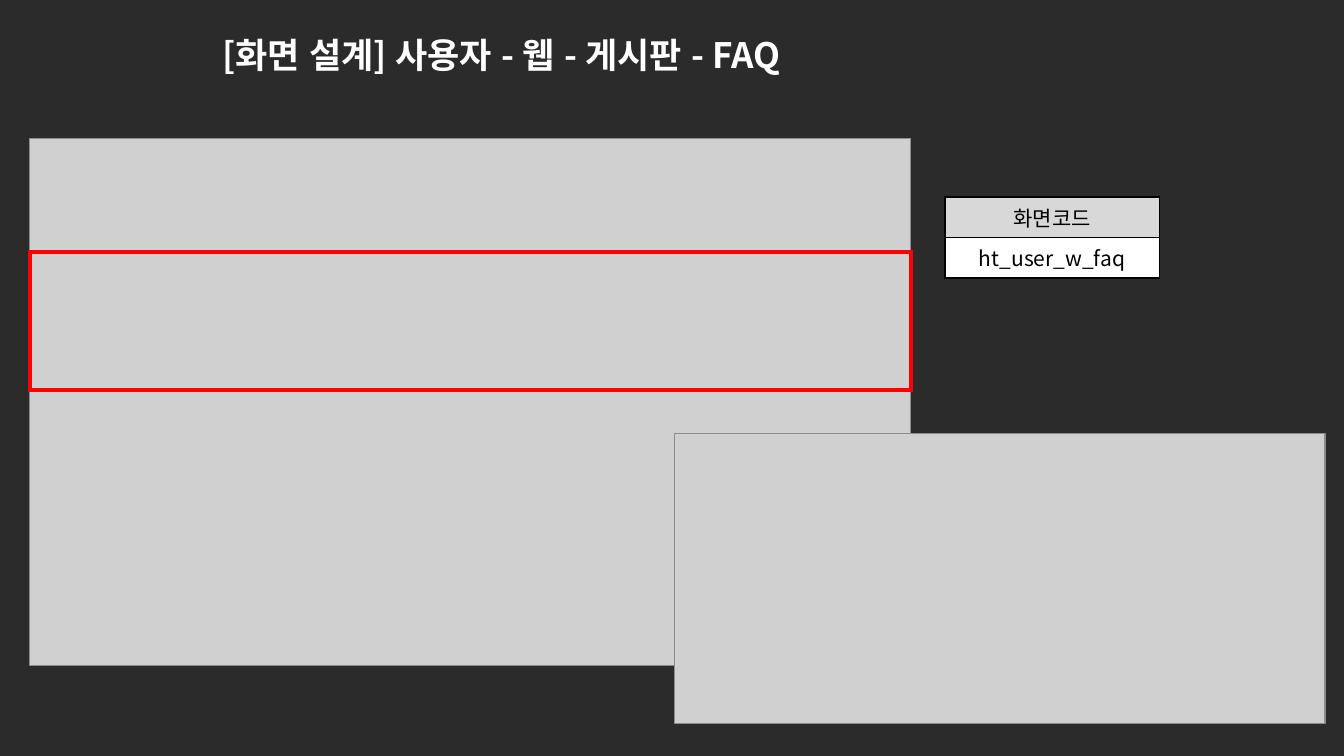
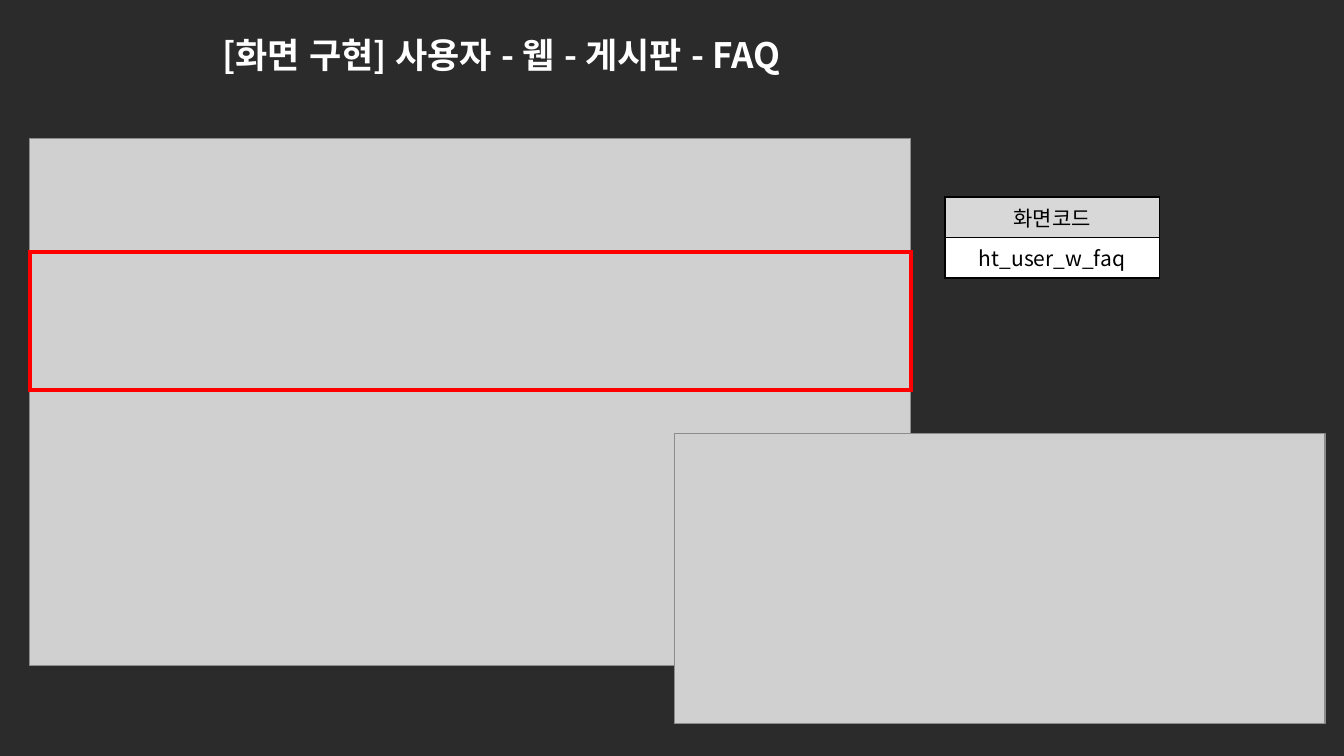
Before and after one commit to ezenteam2/e-Zone, a slide deck: slide 9 of 0 발표용 파워포인트/project05 - 파워포인트 종합 - 현태.pptx. Drawn at 1344x756 pixels with LibreOffice and Linux fonts; fonts in the diff are those of the drawing; grey boxes stand for pictures; background and template pictures are left out; a plain dark background stands for a picture behind light text. Boxes give left, top, right and bottom in pixels: in the first picture for what was removed or moved away, otherwise in the second. Text is boxed around its words. In the diff, an @@ line names an element or a change of style, - is before the commit and + after.

```diff
--- a/0 발표용 파워포인트/project05 - 파워포인트 종합 - 현태.pptx
+++ b/0 발표용 파워포인트/project05 - 파워포인트 종합 - 현태.pptx
@@ title at box(222, 38, 780, 75): text changed @@
-[화면 설계] 사용자 - 웹 - 게시판 - FAQ
+[화면 구현] 사용자 - 웹 - 게시판 - FAQ
```
Also in this commit, not shown: 7 other slides changed.
